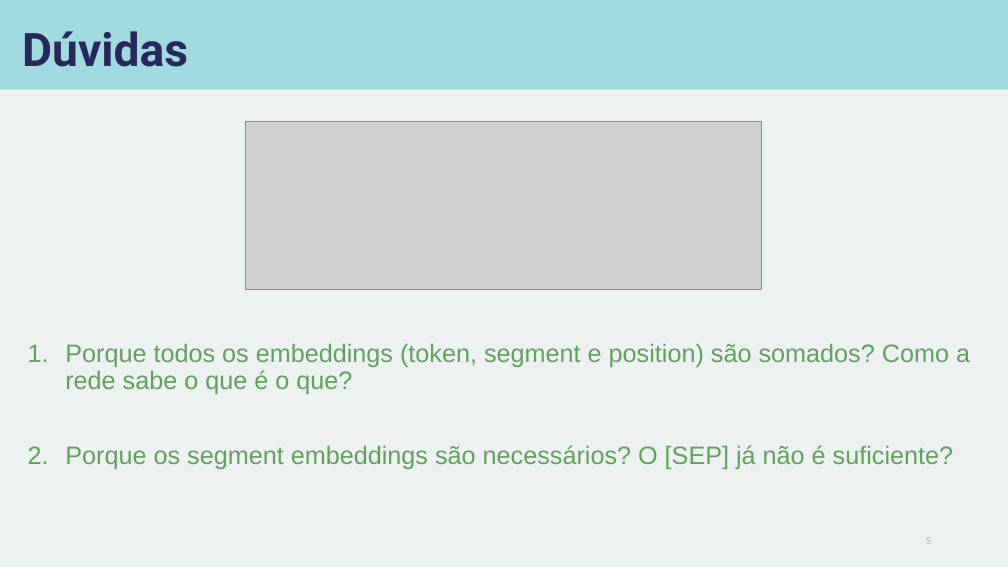
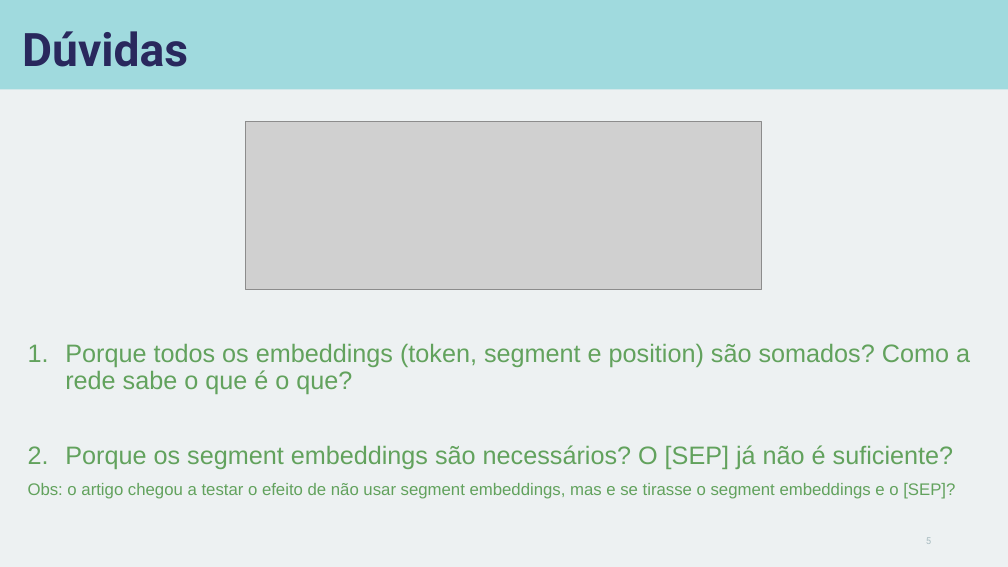
Before and after one commit to carisio/IA368-DD_deep_learning_busca, a slide deck: slide 5 of 2 - classificador binario - reranking com minilm/notebook/apresentacao_notebook.pptx. Drawn at 1008x567 pixels with LibreOffice and Linux fonts; fonts in the diff are those of the drawing; grey boxes stand for pictures. Boxes give left, top, right and bottom in pixels: in the first picture for what was removed or moved away, otherwise in the second. Text is boxed around its words. In the diff, an @@ line names an element or a change of style, - is before the commit and + after.

Commit message:
Remove dúvida apresentação notebook. Insere apresentação do artigo

```diff
--- a/2 - classificador binario - reranking com minilm/notebook/apresentacao_notebook.pptx
+++ b/2 - classificador binario - reranking com minilm/notebook/apresentacao_notebook.pptx
@@ text at (x1=28, y1=483, x2=955, y2=499): paragraph added @@
+Obs: o artigo chegou a testar o efeito de não usar segment embeddings, mas e se tirasse o segment embeddings e o [SEP]?
```
Also in this commit, not shown: 2 other slides changed, 7 other files.
